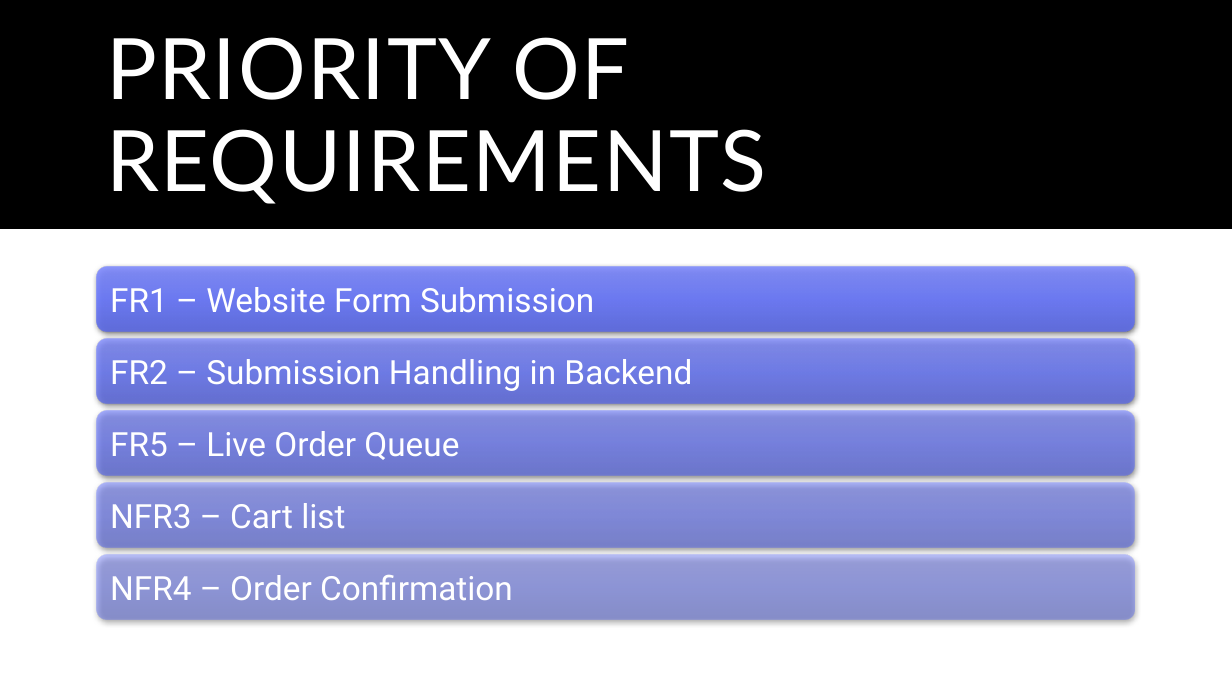
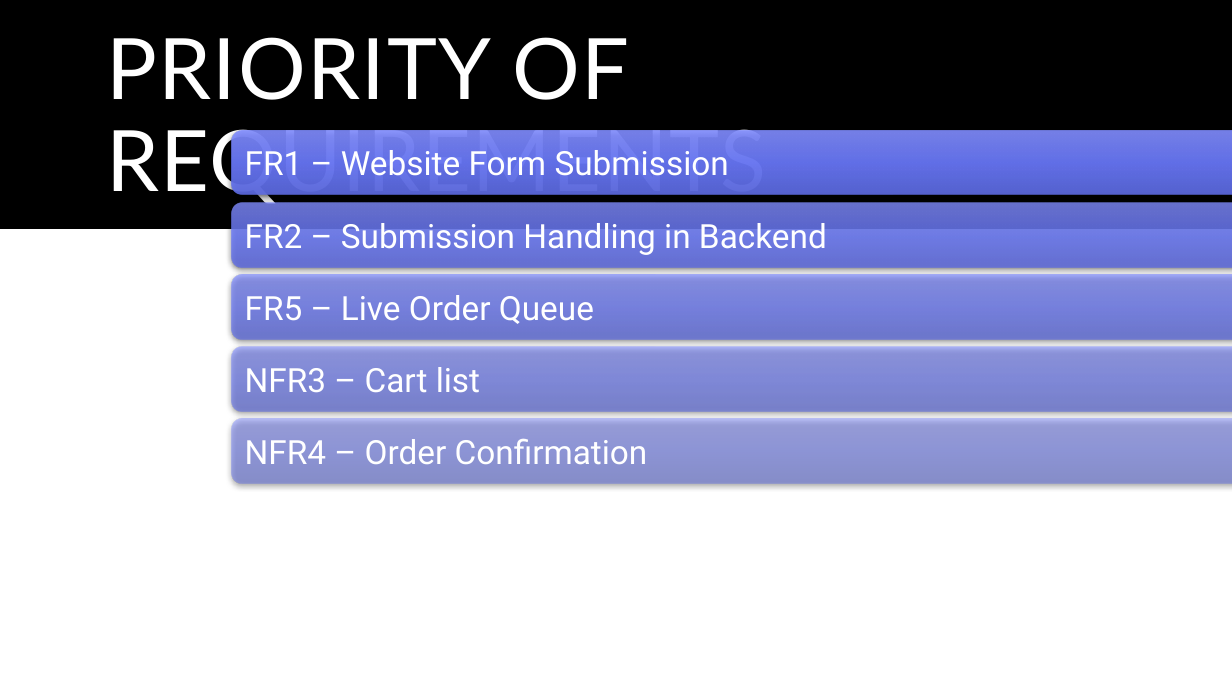
Before and after one commit to SeanStaley21/CSE-350-Team23, a slide deck: slide 8 of homeworks/Homework 1/Homework 1.pptx. Drawn at 1232x693 pixels with LibreOffice and Linux fonts; fonts in the diff are those of the drawing. Boxes give left, top, right and bottom in pixels: in the first picture for what was removed or moved away, otherwise in the second. Text is boxed around its words. In the diff, an @@ line names an element or a change of style, - is before the commit and + after.

```diff
--- a/homeworks/Homework 1/Homework 1.pptx
+++ b/homeworks/Homework 1/Homework 1.pptx
@@ rounded rectangle added at (232,130,1232,195), fill gradient #838FFF to #6D7CFF to #5F6DE5 @@
@@ rounded rectangle added at (232,202,1232,267), fill gradient #838FFF to #6D7CFF to #5F6DE5 @@
@@ 3 rounded rectangles: place and size @@
-3 rounded rectangles at (97,266,1135,476)
+3 rounded rectangles at (232,274,1232,483)
@@ 5 texts: place and size @@
-5 texts at (110,287,692,600)
+5 texts at (245,150,827,464)
@@ rounded rectangle removed at (97,483,1135,548) @@
@@ rounded rectangle removed at (97,555,1135,620) @@
```
Also in this commit, not shown: 2 other slides changed, 2 other files.
